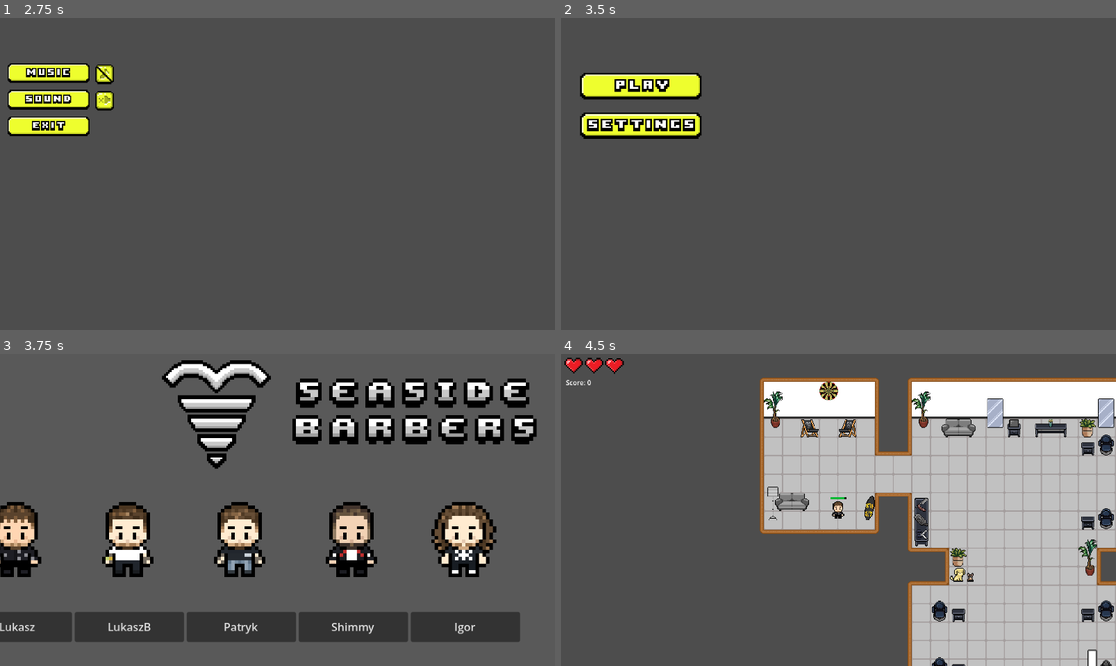
Above: before the commit, frames 1-4 (two rows, left to right).
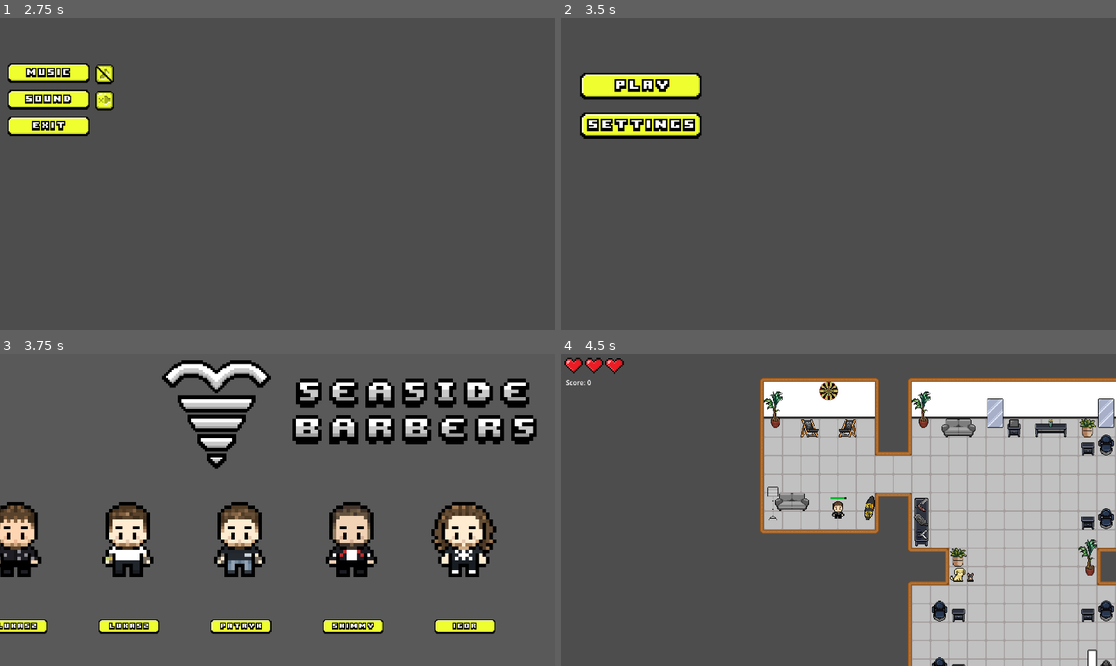
Above: after the commit, the same moments.

Repository: b0nnyy/BarberGame2D
Game: Godot game, scene res://scenes/main_menu.tscn
Same seed, same stepped clock (60 frames per second), same inputs: the game is played once before the commit and once after it.
Inputs (mouse positions are in pixels of both pictures, inside the frame that each line leads up to):
- Up to frame 1 (2.75 s): click (77, 127) at 0.5 s; click (49, 74) at 1.25 s; click (49, 102) at 2 s
- Up to frame 2 (3.5 s): click (622, 127) at 2.75 s
- Up to frame 3 (3.75 s): click (77, 422) at 3.5 s
- Up to frame 4 (4.5 s): click (577, 628) at 4.25 s, where only the run before the commit has a clickable "Lukasz"

Frames 1-2 are identical in both runs. In frame 3, 8.6% of the frame differs, in the area x 0-94%, y 82-93%; in frame 4, nothing differs.

Commit message:
poprawa ustawień podczas pauzy, dodane graficznych imion

Diff:
--- a/Levels/d_level_salon_01.tscn
+++ b/Levels/d_level_salon_01.tscn
@@ -11,8 +11,12 @@
 [ext_resource type="PackedScene" uid="uid://chnqtag5krrx4" path="res://scenes/Brzytwa.tscn" id="8_hisqs"]
 [ext_resource type="Script" uid="uid://b4tcev7x0j5vm" path="res://Levels/ui_score.gd" id="9_sluam"]
 [ext_resource type="PackedScene" uid="uid://ci1geixxeyna7" path="res://scenes/PauseMenu.tscn" id="11_by3im"]
+[ext_resource type="Texture2D" uid="uid://dwk6exrk8lt5l" path="res://Art/icons/ikony menu/SETTINGS BUTTONS.png" id="12_hvxqv"]
+[ext_resource type="Script" uid="uid://eihfha7n240y" path="res://ustawienia.gd" id="12_iswe0"]
 [ext_resource type="Texture2D" uid="uid://c6e5idcbq0ss0" path="res://Art/icons/ikony menu/SETTINGS.png" id="12_k6m37"]
+[ext_resource type="Texture2D" uid="uid://beg2vg8rleusa" path="res://Art/icons/ikony menu/SETTINGS BUTTONS OCM.png" id="13_2o7ug"]
 [ext_resource type="Texture2D" uid="uid://dntygy1iv3rkj" path="res://Art/icons/ikony menu/EXIT.png" id="13_yrxkd"]
+[ext_resource type="Texture2D" uid="uid://dwe1jln6xh0ak" path="res://Art/icons/ikony menu/SETTINGS BUTTONS OCS.png" id="14_2o7ug"]
 [ext_resource type="PackedScene" uid="uid://crtaapidfw5s3" path="res://scenes/pies.tscn" id="14_yrxkd"]
 [ext_resource type="PackedScene" uid="uid://bjhwmkwmbryoo" path="res://scenes/Dartboard.tscn" id="15_ru0d3"]
 [ext_resource type="PackedScene" uid="uid://eod5e1edk8fi" path="res://scenes/DartUI.tscn" id="16_fhklm"]
@@ -71,6 +75,30 @@
 physics_layer_0/collision_layer = 1
 sources/3 = SubResource("TileSetAtlasSource_fhklm")
 
+[sub_resource type="AtlasTexture" id="AtlasTexture_2o7ug"]
+atlas = ExtResource("12_hvxqv")
+region = Rect2(29, 79, 71, 17)
+
+[sub_resource type="AtlasTexture" id="AtlasTexture_iswe0"]
+atlas = ExtResource("13_2o7ug")
+region = Rect2(29, 80, 71, 16)
+
+[sub_resource type="AtlasTexture" id="AtlasTexture_bv03h"]
+atlas = ExtResource("12_hvxqv")
+region = Rect2(29, 47, 71, 17)
+
+[sub_resource type="AtlasTexture" id="AtlasTexture_qh0hh"]
+atlas = ExtResource("14_2o7ug")
+region = Rect2(29, 48, 71, 16)
+
+[sub_resource type="AtlasTexture" id="AtlasTexture_hs06j"]
+atlas = ExtResource("12_k6m37")
+region = Rect2(29, 79, 71, 17)
+
+[sub_resource type="AtlasTexture" id="AtlasTexture_eedq8"]
+atlas = ExtResource("13_yrxkd")
+region = Rect2(29, 80, 71, 16)
+
 [sub_resource type="AtlasTexture" id="AtlasTexture_jnvy2"]
 atlas = ExtResource("12_k6m37")
 region = Rect2(29, 79, 71, 17)
@@ -188,6 +216,7 @@
 text = "Score : 0"
 
 [node name="UI" type="CanvasLayer" parent="." unique_id=71915982]
+process_mode = 2
 
 [node name="PauseMenu" parent="UI" unique_id=692993039 instance=ExtResource("11_by3im")]
 visible = false
@@ -207,6 +236,58 @@
 scale = Vector2(0.998646, 1.0069817)
 mouse_filter = 2
 color = Color(0, 0, 0, 0)
+
+[node name="SettingsMenu" type="Control" parent="UI" unique_id=1355666337]
+process_mode = 2
+visible = false
+layout_mode = 3
+anchors_preset = 0
+offset_right = 40.0
+offset_bottom = 40.0
+script = ExtResource("12_iswe0")
+
+[node name="VBoxContainer" type="VBoxContainer" parent="UI/SettingsMenu" unique_id=1541860427]
+layout_mode = 0
+offset_left = 119.0
+offset_top = 400.0
+offset_right = 194.0
+offset_bottom = 459.0
+scale = Vector2(4, 4)
+alignment = 1
+
+[node name="MusicRow" type="HBoxContainer" parent="UI/SettingsMenu/VBoxContainer" unique_id=1014063654]
+process_mode = 2
+layout_mode = 2
+
+[node name="Muzyka" type="TextureButton" parent="UI/SettingsMenu/VBoxContainer/MusicRow" unique_id=187725183]
+process_mode = 2
+layout_mode = 2
+texture_normal = SubResource("AtlasTexture_2o7ug")
+texture_pressed = SubResource("AtlasTexture_iswe0")
+
+[node name="MuzykaIcon" type="TextureRect" parent="UI/SettingsMenu/VBoxContainer/MusicRow" unique_id=93869490]
+process_mode = 2
+layout_mode = 2
+
+[node name="SfxRow" type="HBoxContainer" parent="UI/SettingsMenu/VBoxContainer" unique_id=1049085431]
+process_mode = 2
+layout_mode = 2
+
+[node name="Dzwieki" type="TextureButton" parent="UI/SettingsMenu/VBoxContainer/SfxRow" unique_id=2053315173]
+process_mode = 2
+layout_mode = 2
+texture_normal = SubResource("AtlasTexture_bv03h")
+texture_pressed = SubResource("AtlasTexture_qh0hh")
+
+[node name="DzwiekiIcon" type="TextureRect" parent="UI/SettingsMenu/VBoxContainer/SfxRow" unique_id=1004736843]
+process_mode = 2
+layout_mode = 2
+
+[node name="Powrot" type="TextureButton" parent="UI/SettingsMenu/VBoxContainer" unique_id=1488887540]
+process_mode = 2
+layout_mode = 2
+texture_normal = SubResource("AtlasTexture_hs06j")
+texture_pressed = SubResource("AtlasTexture_eedq8")
 
 [node name="GameOverMenu" type="Control" parent="UI" unique_id=1688469434]
 process_mode = 2
@@ -278,6 +359,7 @@
 scale = Vector2(0.205, 0.205)
 transform = Transform2D(0.205, 0, 0, 0.205, 367.995, 308.86)
 
+[connection signal="pressed" from="UI/SettingsMenu/VBoxContainer/Powrot" to="." method="_on_back_button_pressed"]
 [connection signal="pressed" from="UI/GameOverMenu/Panel/VBoxContainer/SaveScoreButton" to="." method="_on_save_score_button_pressed"]
 [connection signal="pressed" from="UI/GameOverMenu/Panel/VBoxContainer/RestartButton" to="." method="_on_restart_button_pressed"]
 [connection signal="pressed" from="UI/GameOverMenu/Panel/VBoxContainer/ExitButton" to="." method="_on_exit_button_pressed"]
--- a/Levels/wybrana_postac_gra.gd
+++ b/Levels/wybrana_postac_gra.gd
@@ -1,10 +1,7 @@
 extends Node
 
-func _ready():
-
-	print("Wybrana postać to: " + GameData.wybrana_postac)
-
 @onready var pause_menu = $UI/PauseMenu
+@onready var settings_menu = $UI/SettingsMenu
 @onready var game_over_menu = $UI/GameOverMenu
 @onready var score_label = $UI/GameOverMenu/Panel/VBoxContainer/ScoreLabel
 @onready var name_input = $UI/GameOverMenu/Panel/VBoxContainer/NameInput
@@ -12,29 +9,38 @@
 @onready var fade_layer = $UI/FadeLayer
 var score_saved := false
 
+func _ready():
+	print("Wybrana postać to: " + GameData.wybrana_postac)
+	pause_menu.resume_pressed.connect(_resume_game)
+	pause_menu.settings_pressed.connect(_open_settings)
+	pause_menu.back_pressed.connect(_close_settings)
 
 
-func _input(event):
-
-	if event.is_action_pressed("ui_cancel"):
-
-		if get_tree().paused:
-			_resume_game()
-		else:
-			_pause_game()
 
 
-func _pause_game():
 
-	get_tree().paused = true
+func _unhandled_input(event):
 
-	pause_menu.visible = true
+	if not event.is_action_pressed("ui_cancel"):
+		return
+
+	if settings_menu.visible:
+		_close_settings()
+		return
+
+	if pause_menu.visible:
+		_resume_game()
+		return
+
+	_open_pause()
 
 
-func _resume_game():
+func _open_pause():
+	get_tree().paused = true
+	pause_menu.visible = true
+	settings_menu.visible = false
 
-	get_tree().paused = false
-	pause_menu.visible = false
+
 
 func show_game_over(score):
 	score_saved = false
@@ -92,3 +98,21 @@
 
 	name_input.visible = false
 	save_button.visible = false
+
+func _open_settings():
+	pause_menu.visible = false
+	settings_menu.visible = true
+
+
+func _close_settings():
+	settings_menu.visible = false
+	pause_menu.visible = true
+
+func _resume_game():
+	get_tree().paused = false
+	pause_menu.visible = false
+	settings_menu.visible = false
+
+func _on_back_button_pressed():
+	_close_settings()
+	AudioManager.play_sfx("res://sounds/buttonpress.wav")
--- a/scenes/PauseMenu.tscn
+++ b/scenes/PauseMenu.tscn
@@ -30,7 +30,7 @@
 region = Rect2(29, 80, 71, 16)
 
 [node name="PauseMenu" type="Control" unique_id=692993039]
-process_mode = 3
+process_mode = 2
 layout_mode = 3
 anchors_preset = 8
 anchor_left = 0.5
@@ -69,6 +69,7 @@
 texture_pressed = SubResource("AtlasTexture_40atx")
 
 [node name="Ustawienia" type="TextureButton" parent="CenterContainer/VBoxContainer" unique_id=1237323808]
+process_mode = 2
 layout_mode = 2
 texture_normal = SubResource("AtlasTexture_yx35g")
 texture_pressed = SubResource("AtlasTexture_vd2mf")
--- a/scenes/character_select.gd
+++ b/scenes/character_select.gd
@@ -27,11 +27,17 @@
 	hbox.offset_right = -1500
 	hbox.alignment = BoxContainer.ALIGNMENT_CENTER
 
+
 func _make_card(char_name: String) -> VBoxContainer:
+
 	var card = VBoxContainer.new()
 	card.alignment = BoxContainer.ALIGNMENT_CENTER
 	card.add_theme_constant_override("separation", 16)
 	card.custom_minimum_size = Vector2(160, 240)
+
+	# =========================
+	# PREVIEW POSTACI
+	# =========================
 
 	var frames = characters[char_name]
 	var texture = frames.get_frame_texture("idle_down", 0)
@@ -42,15 +48,32 @@
 	preview.expand_mode = TextureRect.EXPAND_IGNORE_SIZE
 	preview.stretch_mode = TextureRect.STRETCH_KEEP_ASPECT_CENTERED
 	preview.texture_filter = CanvasItem.TEXTURE_FILTER_NEAREST
+
 	card.add_child(preview)
 
-	var btn = Button.new()
-	btn.text = char_name
+	# =========================
+	# PRZYCISK GRAFICZNY
+	# =========================
+
+	var normal_texture = load("res://Art/icons/nazwypostaci/%s.png" % char_name)
+	var pressed_texture = load("res://Art/icons/nazwypostaci/%s_pressed.png" % char_name)
+
+	var btn = TextureButton.new()
+
+	btn.texture_normal = normal_texture
+	btn.texture_pressed = pressed_texture
+	btn.texture_hover = normal_texture
+
+	btn.ignore_texture_size = true
 	btn.custom_minimum_size = Vector2(140, 44)
+	btn.stretch_mode = TextureButton.STRETCH_KEEP_ASPECT_CENTERED
+
 	btn.pressed.connect(func(): _start_game(char_name))
+
 	card.add_child(btn)
 
 	return card
+
 
 func _start_game(char_name: String):
 	AudioManager.play_sfx("res://sounds/buttonpress.wav")
--- a/scenes/pause_menu.gd
+++ b/scenes/pause_menu.gd
@@ -1,21 +1,25 @@
 extends Control
+
+signal resume_pressed
+signal settings_pressed
+signal back_pressed
 
 
 func _ready():
 	visible = false
 
 
+
 func _on_Kontynuuj_pressed():
 
-	get_tree().paused = false
-	visible = false
-
+	resume_pressed.emit()
+	AudioManager.play_sfx("res://sounds/buttonpress.wav")
 
 func _on_Ustawienia_pressed():
 
-	get_tree().paused = false
-	get_tree().change_scene_to_file("res://scenes/ustawienia.tscn")
-
+	settings_pressed.emit()
+	AudioManager.play_sfx("res://sounds/buttonpress.wav")
 func _on_Wyjdz_pressed():
 
-	get_tree().quit()
+	back_pressed.emit()
+	AudioManager.play_sfx("res://sounds/buttonpress.wav")
--- a/ustawienia.gd
+++ b/ustawienia.gd
@@ -9,6 +9,7 @@
 @onready var dzwieki_icon = $VBoxContainer/SfxRow/DzwiekiIcon
 
 
+
 func _ready():
 	_update_icons()
 
@@ -17,6 +18,12 @@
 
 	var sfx_bus = AudioServer.get_bus_index("SFX")
 	AudioServer.set_bus_mute(sfx_bus, not GameSettings.sfx_enabled)
+
+	if not muzyka_button.pressed.is_connected(_on_Muzyka_pressed):
+		muzyka_button.pressed.connect(_on_Muzyka_pressed)
+
+	if not dzwieki_button.pressed.is_connected(_on_Dzwieki_pressed):
+		dzwieki_button.pressed.connect(_on_Dzwieki_pressed)
 
 
 # kliknięcie MUZYKA
@@ -61,6 +68,7 @@
 		dzwieki_icon.texture = preload("res://Art/icons/ikony menu/SOUNDOFF.png")
 
 
+# POWRÓT DO MENU
 func _on_Powrot_pressed():
 	AudioManager.play_sfx("res://sounds/buttonpress.wav")
 	get_tree().change_scene_to_file("res://scenes/main_menu.tscn")
Binary file added: Art/icons/nazwypostaci/Igor.png
Not shown, added: Art/icons/nazwypostaci/Igor.png.import
Binary file added: Art/icons/nazwypostaci/Igor_pressed.png
Not shown, added: Art/icons/nazwypostaci/Igor_pressed.png.import
Binary file added: Art/icons/nazwypostaci/Lukasz.png
Not shown, added: Art/icons/nazwypostaci/Lukasz.png.import
Binary file added: Art/icons/nazwypostaci/LukaszB.png
Not shown, added: Art/icons/nazwypostaci/LukaszB.png.import
Binary file added: Art/icons/nazwypostaci/LukaszB_pressed.png
Not shown, added: Art/icons/nazwypostaci/LukaszB_pressed.png.import
Binary file added: Art/icons/nazwypostaci/Lukasz_pressed.png
Not shown, added: Art/icons/nazwypostaci/Lukasz_pressed.png.import
(and 8 more such lines)
